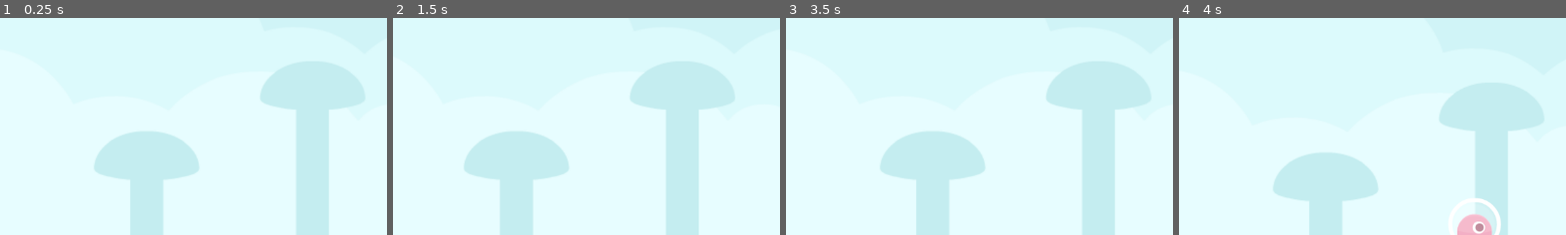
Above: before the commit, frames 1-4 (left to right).
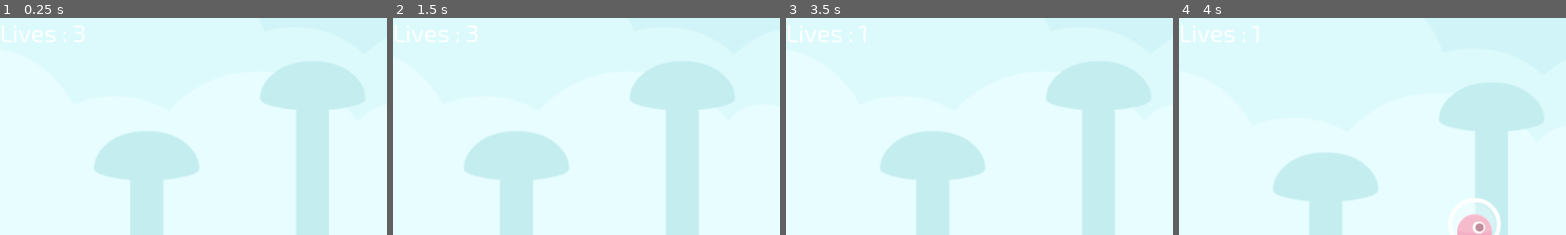
Above: after the commit, the same moments.

Repository: mmalkindi/gamedev-tutorial04
Game: Godot game, scene res://scenes/Level1.tscn
The game is run twice, just before and just after one commit, with the same random seed, the same clock (stepped at 60 frames per second) and the same inputs. This scene is started directly instead of the project's main scene.
Inputs (mouse positions are % of the whole screen's width and height, from its top left):
- Up to frame 1 (0.25 s): no input
- Up to frame 2 (1.5 s): move the mouse to (72, 45) at 0.52 s; press the mouse at (72, 45) at 0.53 s; hold Right (right) from 0.53 s (still down); tap Space (jump) at 0.77 s; move the mouse to (30, 55) at 1.27 s; release the mouse at (30, 55) at 1.28 s; click (30, 55) at 1.35 s
- Up to frame 3 (3.5 s): tap Space (jump) at 1.52, 3.02 s; move the mouse to (60, 28) at 2.02 s; release Right (right) at 2.03 s; press the mouse at (60, 28) at 2.03 s; hold A (left) 2.03-2.78 s; move the mouse to (45, 70) at 2.77 s; release the mouse at (45, 70) at 2.78 s; hold Right (right) from 2.78 s (still down); click (45, 70) at 2.85 s
- Up to frame 4 (4 s): keep holding Right (right); move the mouse to (80, 65) at 3.52 s; press the mouse at (80, 65) at 3.53 s; tap Space (jump) at 3.77 s
The pictures show only the part of the screen within x 0-50%, y 0-50%; the shares and areas given below are measured in that part.

The runs differ from the first frame. In frame 1, 0.3% of the frame differs, in the area x 0-22%, y 3-12%; in frame 2, 0.3%; in frame 3, 0.3%; in frame 4, 0.3%.

Commit message:
feat: Latihan Membuat GUI Life Counter

Diff:
--- a/project.godot
+++ b/project.godot
@@ -14,6 +14,10 @@
 run/main_scene="res://scenes/MainMenu.tscn"
 config/features=PackedStringArray("4.3")
 config/icon="res://icon.png"
+
+[autoload]
+
+Global="*res://scenes/global.gd"
 
 [input]
 
--- a/scenes/Level1.tscn
+++ b/scenes/Level1.tscn
@@ -6,6 +6,7 @@
 [ext_resource type="PackedScene" uid="uid://dylk8mhjbq20f" path="res://scenes/Spawner.tscn" id="5_021su"]
 [ext_resource type="Texture2D" uid="uid://bfpt4n245ef1h" path="res://assets/kenney_platformerpack/PNG/Items/star.png" id="5_a7i33"]
 [ext_resource type="Texture2D" uid="uid://c77q7xa825ok" path="res://assets/kenney_platformerpack/PNG/Backgrounds/blue_shroom.png" id="6_gpxbc"]
+[ext_resource type="PackedScene" uid="uid://c8i34u4txag5j" path="res://scenes/Life Counter.tscn" id="7_k2yg7"]
 
 [sub_resource type="TileSetAtlasSource" id="TileSetAtlasSource_bb3di"]
 resource_name = "Dirt"
@@ -97,3 +98,7 @@
 position = Vector2(1024, -193)
 texture = ExtResource("6_gpxbc")
 centered = false
+
+[node name="CanvasLayer" type="CanvasLayer" parent="."]
+
+[node name="GUI" parent="CanvasLayer" instance=ExtResource("7_k2yg7")]
--- /dev/null
+++ b/scenes/Life Counter.tscn
@@ -0,0 +1,16 @@
+[gd_scene load_steps=4 format=3 uid="uid://c8i34u4txag5j"]
+
+[ext_resource type="Script" path="res://scenes/life_counter.gd" id="1_sdku6"]
+[ext_resource type="FontFile" uid="uid://dtody5lnjfc7c" path="res://assets/fonts/Exo2-VariableFont_wght.ttf" id="1_vwcrs"]
+
+[sub_resource type="LabelSettings" id="LabelSettings_ar08o"]
+font_size = 36
+
+[node name="GUI" type="MarginContainer"]
+
+[node name="Label" type="Label" parent="."]
+layout_mode = 2
+theme_override_fonts/font = ExtResource("1_vwcrs")
+text = "Lives : 1"
+label_settings = SubResource("LabelSettings_ar08o")
+script = ExtResource("1_sdku6")
--- a/scenes/areaTrigger.gd
+++ b/scenes/areaTrigger.gd
@@ -4,5 +4,13 @@
 
 
 func _on_body_entered(body: Node2D) -> void:
+	var current_scene = get_tree().current_scene.get_name()
 	if body.get_name() == "Player":
-		get_tree().change_scene_to_file(str("res://scenes/" + change_scene_to + ".tscn"))
+		if current_scene == change_scene_to:
+			Global.lives -= 1
+		if Global.lives == 0:
+			pass
+		else:
+			get_tree().call_deferred(
+				"change_scene_to_file", str("res://scenes/" + change_scene_to + ".tscn")
+			)
--- /dev/null
+++ b/scenes/global.gd
@@ -0,0 +1,3 @@
+extends Node
+
+var lives = 3
--- /dev/null
+++ b/scenes/life_counter.gd
@@ -0,0 +1,5 @@
+extends Label
+
+
+func _process(_delta: float) -> void:
+	self.text = "Lives : " + str(Global.lives)
Not shown: 1 places in scenes/Level1.tscn that only renumber resources
